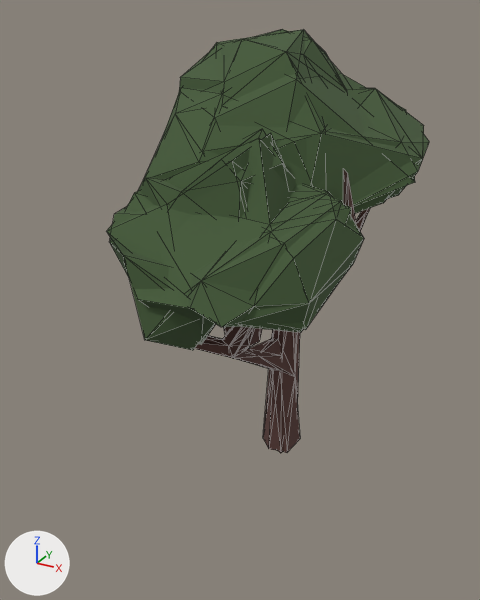
The glTF model data/models/board/tree-slender.glb as it was, and as the next commit left it.
Both versions are drawn from a 50 mm camera at (18.0, -36.7, 31.3) aimed at (-1.4, -1.5, 13.7). Arrows for +X, +Y and +Z are at lower left; the lights stay in place. The older version comes first. Mesh edges are drawn as thin lines. Where no turn or scale is listed for an object, it has been applied to the vertices.

In view in the first picture: 'tree-slender-lod0.001', 'tree-slender-lod1.001', 'tree-slender-lod2.001'.
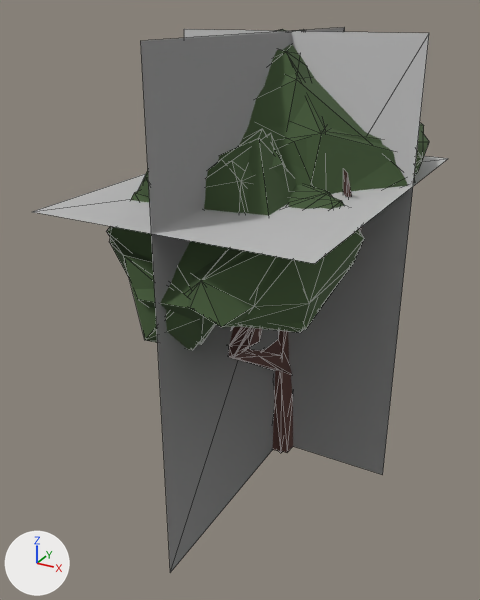
The newer file is also turned or shifted as a whole; pictures and numbers use the older file's frame.

Location of each change, (x1, y1, x2, y2) in pixels of the pictures (480 x 600 px):
'tree-slender-lod3.001', added: after (33, 27, 448, 572)

Patch to the scene script:
```diff
--- a/data/models/board/tree-slender.glb.py
+++ b/data/models/board/tree-slender.glb.py
@@ mat_impostor @@
+mat_impostor = bpy.data.materials.new('impostor')
+# nodes: BsdfPrincipled, Mix, OutputMaterial, VertexColor
@@ me_tree_slender_lod3 @@
+me_tree_slender_lod3.from_pydata(...)  # 12 vertices, 6 faces; spans x -7.7..8.4, y -15.1..9.2, z 0.0..30.0
+me_tree_slender_lod3.materials.append(mat_impostor)  # its picture is missing
@@ ob_tree_slender_lod3_001 @@
+ob_tree_slender_lod3_001 = bpy.data.objects.new('tree-slender-lod3.001', me_tree_slender_lod3)
+ob_tree_slender_lod3_001.location = (-0.34, 2.97, 0.0)
```
